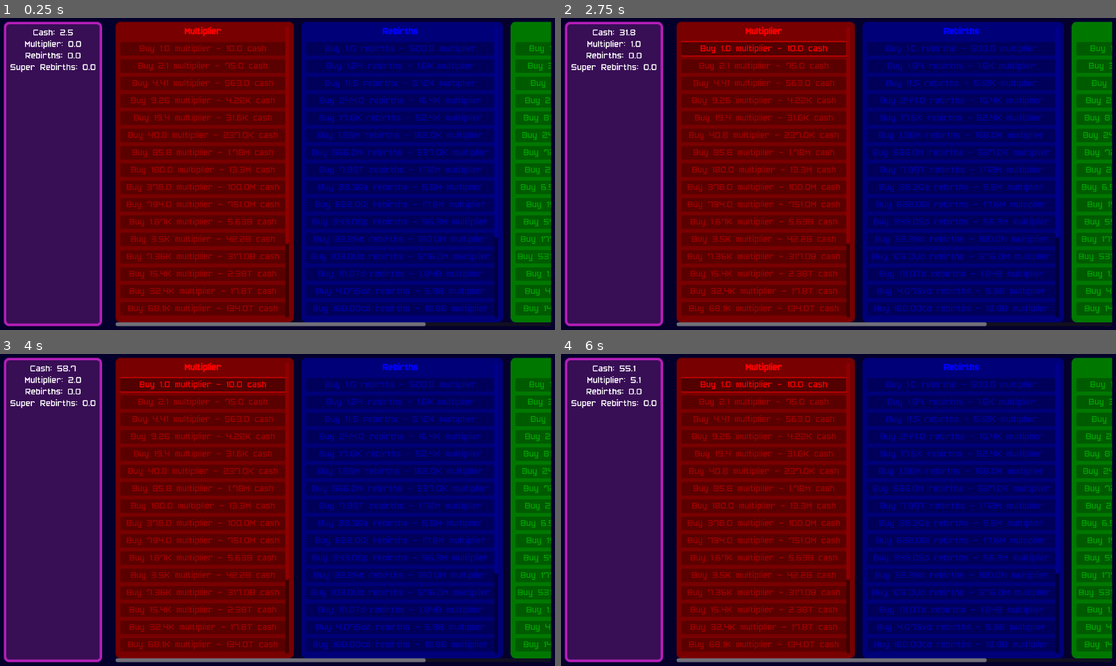
Above: before the commit, frames 1-4 (two rows, left to right).
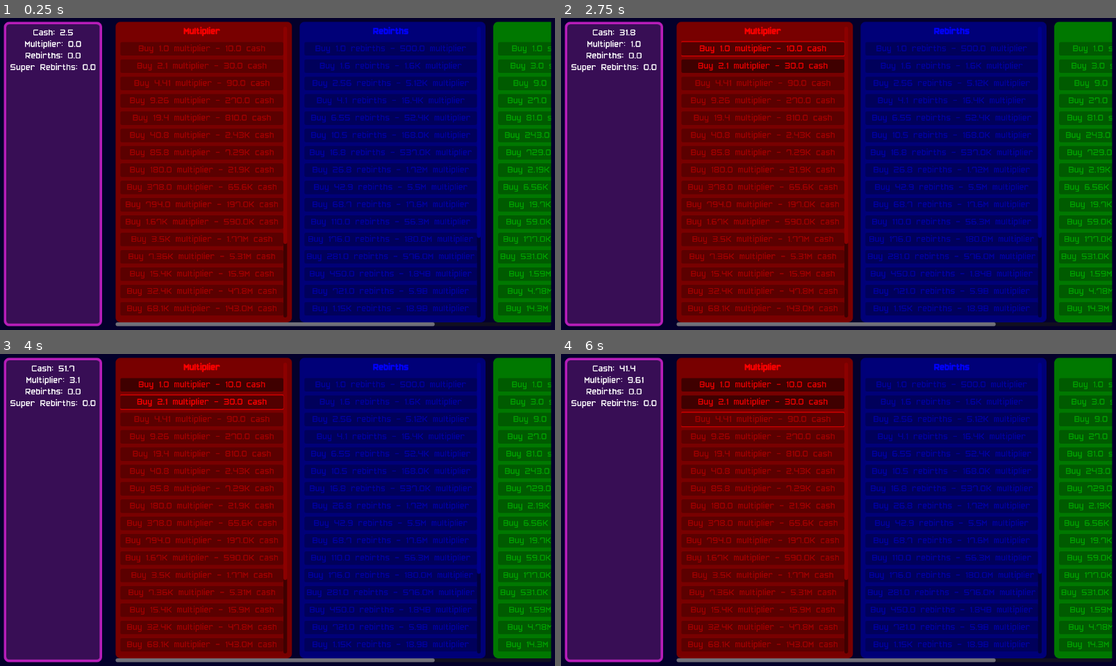
Above: after the commit, the same moments.

Repository: T3rryTim3/ButtonSim
Game: Godot game, scene res://Scenes/main.tscn
Two runs of this game, one before a commit and one after it. Both use one fixed random seed, a clock stepped at 60 frames per second and the inputs below.
Inputs (mouse positions are in pixels of both pictures, inside the frame that each line leads up to):
- Up to frame 1 (0.25 s): no input
- Up to frame 2 (2.75 s): tap Enter at 0.5 s; click "Buy 1.0 multiplier - 10.0 cash" at 1.25 s
- Up to frame 3 (4 s): click "Buy 1.0 multiplier - 10.0 cash" (after the commit: "Buy 2.1 multiplier - 30.0 cash") at 2.75 s
- Up to frame 4 (6 s): click (766, 400) at 5 s, where only the run before the commit has a clickable "Buy 2.1 multiplier - 75.0 cash"; click "Buy 1.0 multiplier - 10.0 cash" (after the commit: "Buy 4.41 multiplier - 90.0 ca…") at 5.75 s

The runs differ from the first frame. In frame 1, 16% of the frame differs, in the area x 22-100%, y 1-99%; in frame 2, 17%; in frame 3, 16%; in frame 4, 17%, in the area x 4-100%, y 1-99%.

Commit message:
Fixed prices sort of

Diff:
--- a/Scripts/Global/BigNum.gd
+++ b/Scripts/Global/BigNum.gd
@@ -66,11 +66,8 @@
 	return result
 
 func to_pow(power: float) -> B:
-	var new_num = pow(num, power)
+	var new_num = pow(num, power) + num*pow(10, fmod(power,1))
 	var new_exp = int(exp * power)
-
-	print("POW CALLED")
-	print(power)
 
 	# Account for the fractional exponent potentially affecting magnitude
 	var result = B.new(new_num, new_exp)
--- a/Scripts/Global/Config.gd
+++ b/Scripts/Global/Config.gd
@@ -12,7 +12,8 @@
 		"cost": {
 			"currency": "cash",
 			"init": 10,
-			"scale": 7.5
+			"scale": 3,
+			"exp_growth": .2
 		},
 		"init_val": 1,
 		"scale_val": 2.1
@@ -32,7 +33,7 @@
 			"currency": "multiplier",
 			"init": 500,
 			"scale": 3.2,
-			"exp_growth": 1.3
+			"exp_growth": .15
 		},
 		"init_val": 1,
 		"scale_val": 1.6
@@ -48,7 +49,8 @@
 		"multiplies": {
 			"cash": 0.05,
 			"multiplier": 0.2,
-			"rebirths": 1
+			"rebirths": 1,
+			"exp_growth": .1
 		},
 		"cost": {
 			"currency": "rebirths",
--- a/Scripts/Global/game.gd
+++ b/Scripts/Global/game.gd
@@ -1,6 +1,9 @@
 extends Node
 
 var player = {}
+
+var NUM_0 = B.new(0)
+var NUM_1 = B.new(1)
 
 func get_player_data():
 	var s = {
@@ -38,6 +41,12 @@
 ## Increase a stat accounting for multipliers. The stat is assumed to be a direct key of player
 func increase_stat(key:String, val:B):
 
+	if key == "multiplier":
+		print("--")
+		print(val)
+		print(player[key])
+		#print(get_stat_increase(key, val))
+
 	if key not in Game.player:
 		print_debug("Warning: Key not found for increase.")
 
@@ -53,7 +62,7 @@
 
 ## Sets a stat to zero.
 func zero_stat(stat:String) -> void:
-	player[stat] = B.new(0)
+	player[stat] = Game.NUM_0
 
 func _ready() -> void:
 	player = get_player_data()
--- a/Scripts/UI/reset_layer.gd
+++ b/Scripts/UI/reset_layer.gd
@@ -10,13 +10,17 @@
 var currency:String
 
 func _get_button_cost(button_index:int):
-	var cost = B.new(Config.RESET_LAYERS[key]["cost"]["init"]).multiply(B.new(Config.RESET_LAYERS[key]["cost"]["scale"]).to_pow(button_index))
+	var cost = B.new(Config.RESET_LAYERS[key]["cost"]["init"])
+	cost = cost.multiply(B.new(pow(Config.RESET_LAYERS[key]["cost"]["scale"], button_index)))
+	#if "exp_growth" in Config.RESET_LAYERS[key]["cost"]:
+		#cost = cost.to_pow(Config.RESET_LAYERS[key]["cost"]["exp_growth"] * button_index)
 	return cost
 
 func _get_button_gain(button_index:int):
-	var gain = B.new(Config.RESET_LAYERS[key]["init_val"]).multiply(B.new(Config.RESET_LAYERS[key]["scale_val"]).to_pow(button_index))
-	if "exp_growth" in Config.RESET_LAYERS[key]["cost"]:
-		gain = gain.to_pow(Config.RESET_LAYERS[key]["cost"]["exp_growth"] * button_index)
+	var gain = B.new(Config.RESET_LAYERS[key]["init_val"])
+	gain = gain.multiply(B.new(pow(Config.RESET_LAYERS[key]["scale_val"], button_index)))
+	#if "exp_growth" in Config.RESET_LAYERS[key]["cost"]:
+		#gain = gain.to_pow(Config.RESET_LAYERS[key]["cost"]["exp_growth"] * button_index)
 	gain = Game.get_stat_increase(key, gain)
 	return gain
 
